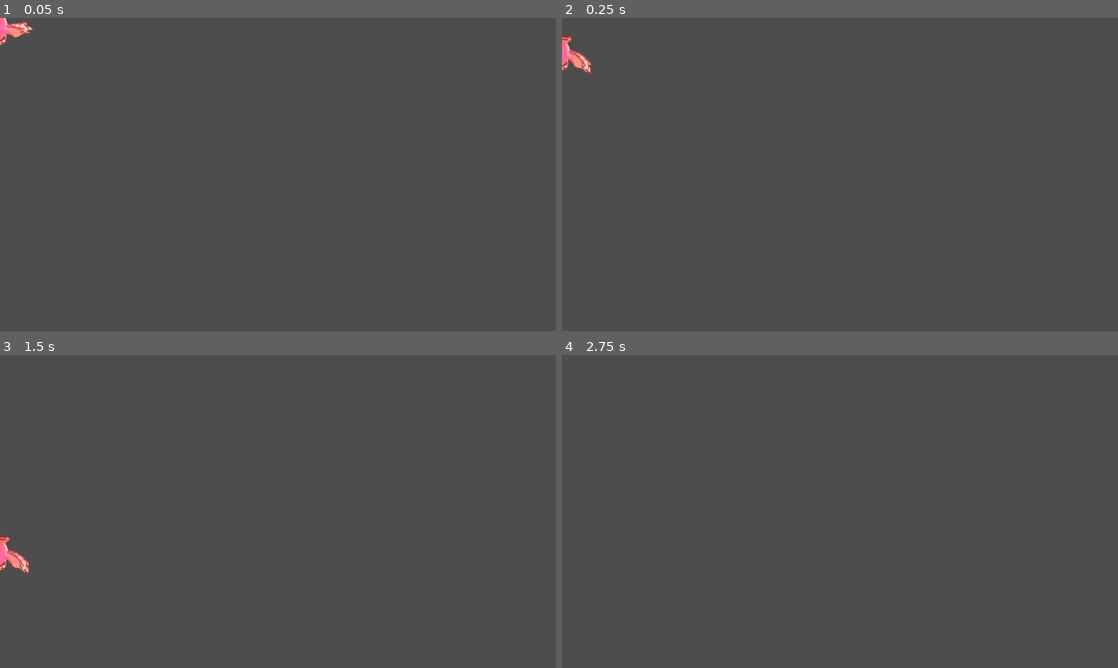
Above: before the commit, frames 1-4 (two rows, left to right).
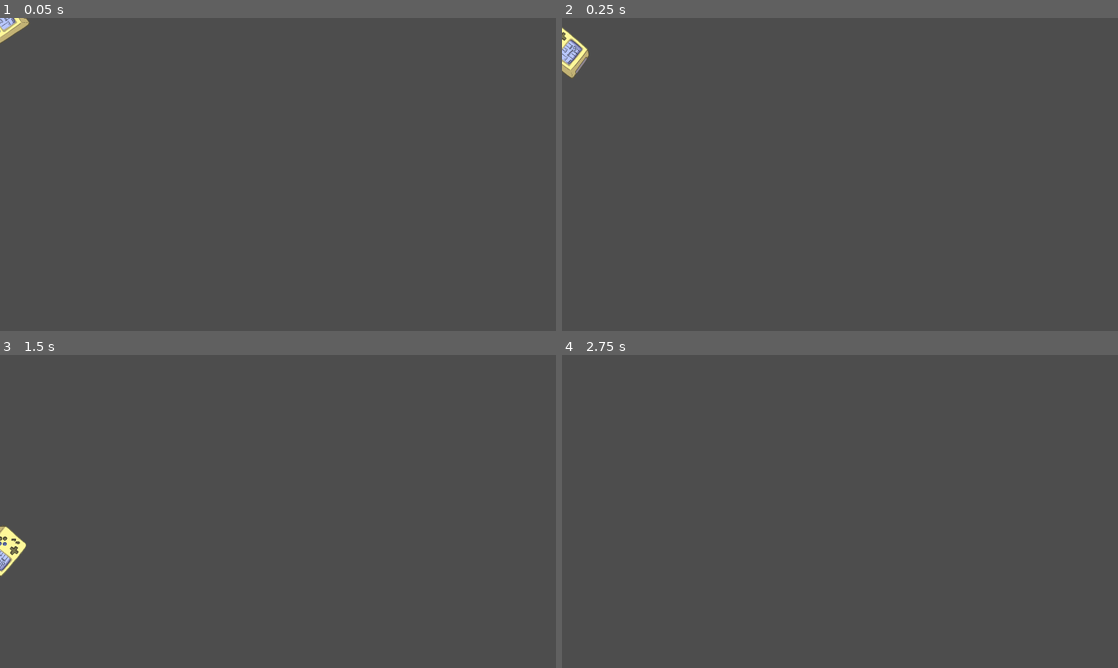
Above: after the commit, the same moments.

Repository: Armag3ddon/igjam2026_2
Game: Godot game, scene res://scenes/birds/enemy.tscn
Two runs of this game, one before a commit and one after it. Both use one fixed random seed, a clock stepped at 60 frames per second and the inputs below. This scene is started directly instead of the project's main scene.
Inputs:
- Up to frame 1 (0.05 s): no input
- Up to frame 2 (0.25 s): no input
- Up to frame 3 (1.5 s): hold Right (PlayerOne_Right) 0.53-1.28 s; hold Up (PlayerOne_Accept) 0.53-1.28 s; hold Left (PlayerOne_Left) from 1.28 s (still down); tap W (PlayerTwo_Accept) at 1.35 s
- Up to frame 4 (2.75 s): release Left (PlayerOne_Left) at 2.03 s; hold Right (PlayerOne_Right) from 2.03 s (still down); hold Up (PlayerOne_Accept) from 2.03 s (still down)

The runs differ from the first frame. In frame 1, 0.3% of the frame differs, in the area x 0-7%, y 0-9%; in frame 2, 0.5%; in frame 3, 0.6%, in the area x 0-6%, y 54-71%; in frame 4, nothing differs.

Commit message:
Add new enemy sprites

Diff:
--- a/scenes/birds/enemy.tscn
+++ b/scenes/birds/enemy.tscn
@@ -1,88 +1,30 @@
 [gd_scene format=3 uid="uid://bythn2b4he0dh"]
 
-[ext_resource type="Texture2D" uid="uid://uriln3g022v" path="res://assets/enemy_spritesheet .png" id="1_1xvn8"]
 [ext_resource type="Script" uid="uid://xm2mxq43ufuh" path="res://scripts/enemy.gd" id="1_fegj6"]
-
-[sub_resource type="AtlasTexture" id="AtlasTexture_fegj6"]
-atlas = ExtResource("1_1xvn8")
-region = Rect2(0, 0, 512, 512)
-
-[sub_resource type="AtlasTexture" id="AtlasTexture_3svcp"]
-atlas = ExtResource("1_1xvn8")
-region = Rect2(512, 0, 512, 512)
-
-[sub_resource type="AtlasTexture" id="AtlasTexture_dcmqc"]
-atlas = ExtResource("1_1xvn8")
-region = Rect2(1024, 0, 512, 512)
-
-[sub_resource type="AtlasTexture" id="AtlasTexture_dahhg"]
-atlas = ExtResource("1_1xvn8")
-region = Rect2(1536, 0, 512, 512)
-
-[sub_resource type="AtlasTexture" id="AtlasTexture_se8v5"]
-atlas = ExtResource("1_1xvn8")
-region = Rect2(2048, 0, 512, 512)
-
-[sub_resource type="AtlasTexture" id="AtlasTexture_a44uo"]
-atlas = ExtResource("1_1xvn8")
-region = Rect2(2560, 0, 512, 512)
-
-[sub_resource type="AtlasTexture" id="AtlasTexture_xtmqp"]
-atlas = ExtResource("1_1xvn8")
-region = Rect2(3072, 0, 512, 512)
+[ext_resource type="Texture2D" uid="uid://dap3s3iuq06k7" path="res://assets/enemy1.png" id="2_dahhg"]
+[ext_resource type="Texture2D" uid="uid://1wbbnp0lmnj3" path="res://assets/enemy2.png" id="3_se8v5"]
+[ext_resource type="Texture2D" uid="uid://bje8gpggtw5wa" path="res://assets/enemy3.png" id="4_a44uo"]
+[ext_resource type="Texture2D" uid="uid://0v1k6swsg5y" path="res://assets/enemy4.png" id="5_xtmqp"]
 
 [sub_resource type="AtlasTexture" id="AtlasTexture_f3ttv"]
-atlas = ExtResource("1_1xvn8")
-region = Rect2(3584, 0, 512, 512)
+atlas = ExtResource("2_dahhg")
+region = Rect2(0, 0, 2048, 2048)
 
 [sub_resource type="AtlasTexture" id="AtlasTexture_nrc35"]
-atlas = ExtResource("1_1xvn8")
-region = Rect2(4096, 0, 512, 512)
+atlas = ExtResource("3_se8v5")
+region = Rect2(0, 0, 2048, 2048)
 
 [sub_resource type="AtlasTexture" id="AtlasTexture_5imvr"]
-atlas = ExtResource("1_1xvn8")
-region = Rect2(4608, 0, 512, 512)
+atlas = ExtResource("4_a44uo")
+region = Rect2(0, 0, 2048, 2048)
 
 [sub_resource type="AtlasTexture" id="AtlasTexture_l22xy"]
-atlas = ExtResource("1_1xvn8")
-region = Rect2(5120, 0, 512, 512)
-
-[sub_resource type="AtlasTexture" id="AtlasTexture_ckjee"]
-atlas = ExtResource("1_1xvn8")
-region = Rect2(5632, 0, 512, 512)
-
-[sub_resource type="AtlasTexture" id="AtlasTexture_oannl"]
-atlas = ExtResource("1_1xvn8")
-region = Rect2(6144, 0, 512, 512)
-
-[sub_resource type="AtlasTexture" id="AtlasTexture_hpsai"]
-atlas = ExtResource("1_1xvn8")
-region = Rect2(6656, 0, 512, 512)
+atlas = ExtResource("5_xtmqp")
+region = Rect2(0, 0, 2048, 2048)
 
 [sub_resource type="SpriteFrames" id="SpriteFrames_wh2wl"]
 animations = [{
 "frames": [{
-"duration": 1.0,
-"texture": SubResource("AtlasTexture_fegj6")
-}, {
-"duration": 1.0,
-"texture": SubResource("AtlasTexture_3svcp")
-}, {
-"duration": 1.0,
-"texture": SubResource("AtlasTexture_dcmqc")
-}, {
-"duration": 1.0,
-"texture": SubResource("AtlasTexture_dahhg")
-}, {
-"duration": 1.0,
-"texture": SubResource("AtlasTexture_se8v5")
-}, {
-"duration": 1.0,
-"texture": SubResource("AtlasTexture_a44uo")
-}, {
-"duration": 1.0,
-"texture": SubResource("AtlasTexture_xtmqp")
-}, {
 "duration": 1.0,
 "texture": SubResource("AtlasTexture_f3ttv")
 }, {
@@ -94,36 +36,68 @@
 }, {
 "duration": 1.0,
 "texture": SubResource("AtlasTexture_l22xy")
-}, {
-"duration": 1.0,
-"texture": SubResource("AtlasTexture_ckjee")
-}, {
-"duration": 1.0,
-"texture": SubResource("AtlasTexture_oannl")
-}, {
-"duration": 1.0,
-"texture": SubResource("AtlasTexture_hpsai")
 }],
 "loop": 1,
-"name": &"default",
-"speed": 45.0
+"name": &"exist",
+"speed": 0.0
 }]
 
 [sub_resource type="CircleShape2D" id="CircleShape2D_o3h6e"]
 radius = 180.0
 
+[sub_resource type="Animation" id="Animation_dahhg"]
+length = 0.001
+tracks/0/type = "value"
+tracks/0/imported = false
+tracks/0/enabled = true
+tracks/0/path = NodePath("AnimatedSprite2D:rotation")
+tracks/0/interp = 1
+tracks/0/loop_wrap = true
+tracks/0/keys = {
+"times": PackedFloat32Array(0),
+"transitions": PackedFloat32Array(1),
+"update": 0,
+"values": [0.0]
+}
+
+[sub_resource type="Animation" id="Animation_se8v5"]
+resource_name = "turn"
+loop_mode = 1
+tracks/0/type = "value"
+tracks/0/imported = false
+tracks/0/enabled = true
+tracks/0/path = NodePath("AnimatedSprite2D:rotation")
+tracks/0/interp = 1
+tracks/0/loop_wrap = true
+tracks/0/keys = {
+"times": PackedFloat32Array(0, 0.5, 1),
+"transitions": PackedFloat32Array(1, 1, 1),
+"update": 0,
+"values": [0.0, 3.1415927, 6.2831855]
+}
+
+[sub_resource type="AnimationLibrary" id="AnimationLibrary_a44uo"]
+_data = {
+&"RESET": SubResource("Animation_dahhg"),
+&"turn": SubResource("Animation_se8v5")
+}
+
 [node name="Enemy" type="Node2D" unique_id=237686385]
 script = ExtResource("1_fegj6")
 
 [node name="AnimatedSprite2D" type="AnimatedSprite2D" parent="." unique_id=548597333]
-scale = Vector2(0.5, 0.5)
+scale = Vector2(0.1, 0.1)
 sprite_frames = SubResource("SpriteFrames_wh2wl")
-autoplay = "default"
-frame_progress = 0.09415995
+animation = &"exist"
+autoplay = "exist"
 
 [node name="Area2D" type="Area2D" parent="." unique_id=1098391431]
 
 [node name="CollisionShape2D" type="CollisionShape2D" parent="Area2D" unique_id=402470590]
 shape = SubResource("CircleShape2D_o3h6e")
 
+[node name="AnimationPlayer" type="AnimationPlayer" parent="." unique_id=1140064564]
+libraries/ = SubResource("AnimationLibrary_a44uo")
+autoplay = &"turn"
+
 [connection signal="area_entered" from="Area2D" to="." method="_on_area_2d_area_entered"]
--- a/scripts/enemy.gd
+++ b/scripts/enemy.gd
@@ -3,6 +3,9 @@
 signal enemy_down
 
 var speed: float = 450.0
+
+func _ready() -> void:
+	$AnimatedSprite2D.frame = roundi(randf() * 3.0)
 
 func _process(delta: float) -> void:
 	position.y += speed * delta
Binary file added: assets/enemy1.png
Not shown, added: assets/enemy1.png.import
Binary file added: assets/enemy2.png
Not shown, added: assets/enemy2.png.import
Binary file added: assets/enemy3.png
Not shown, added: assets/enemy3.png.import
Binary file added: assets/enemy4.png
Not shown, added: assets/enemy4.png.import
